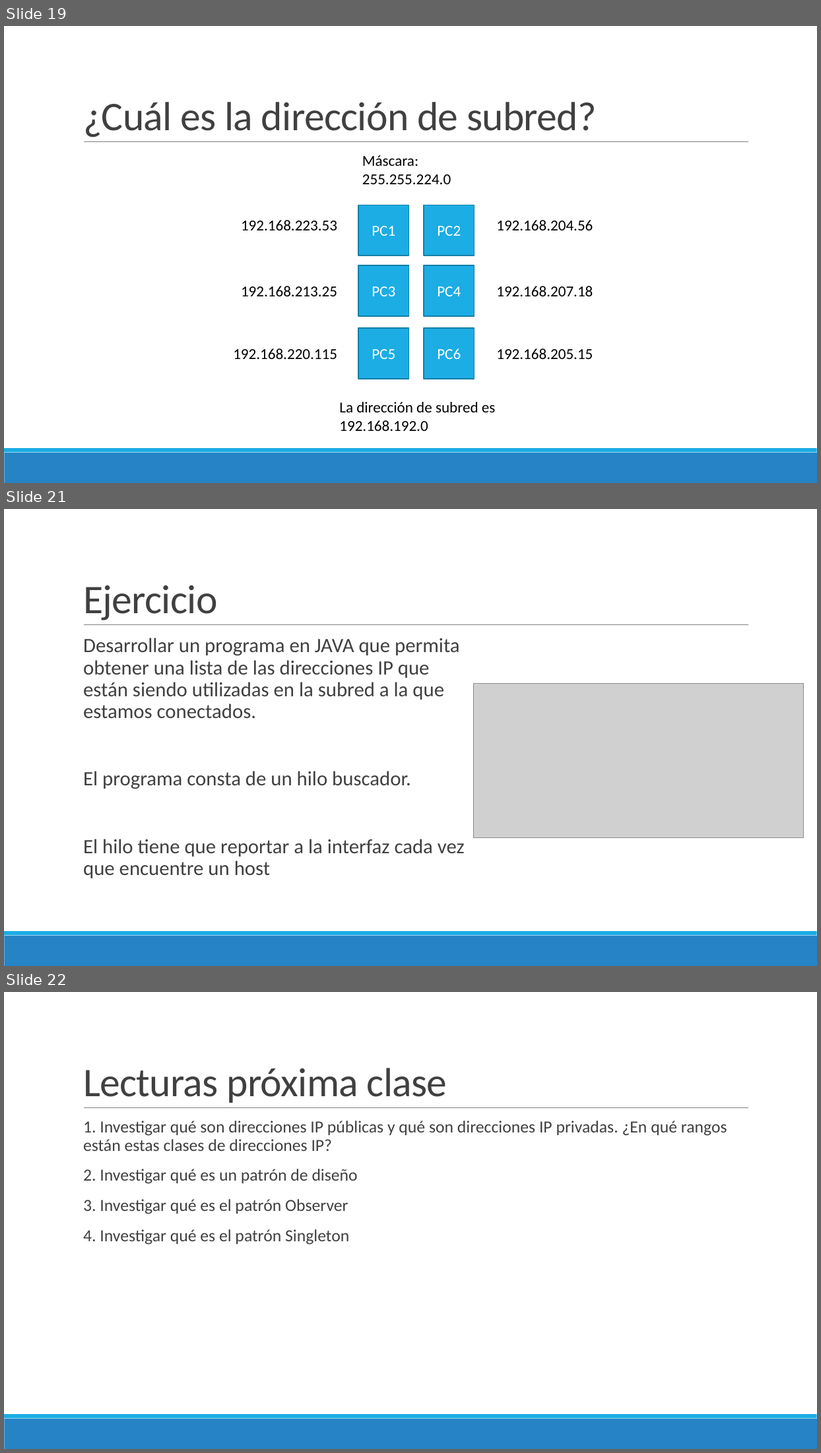
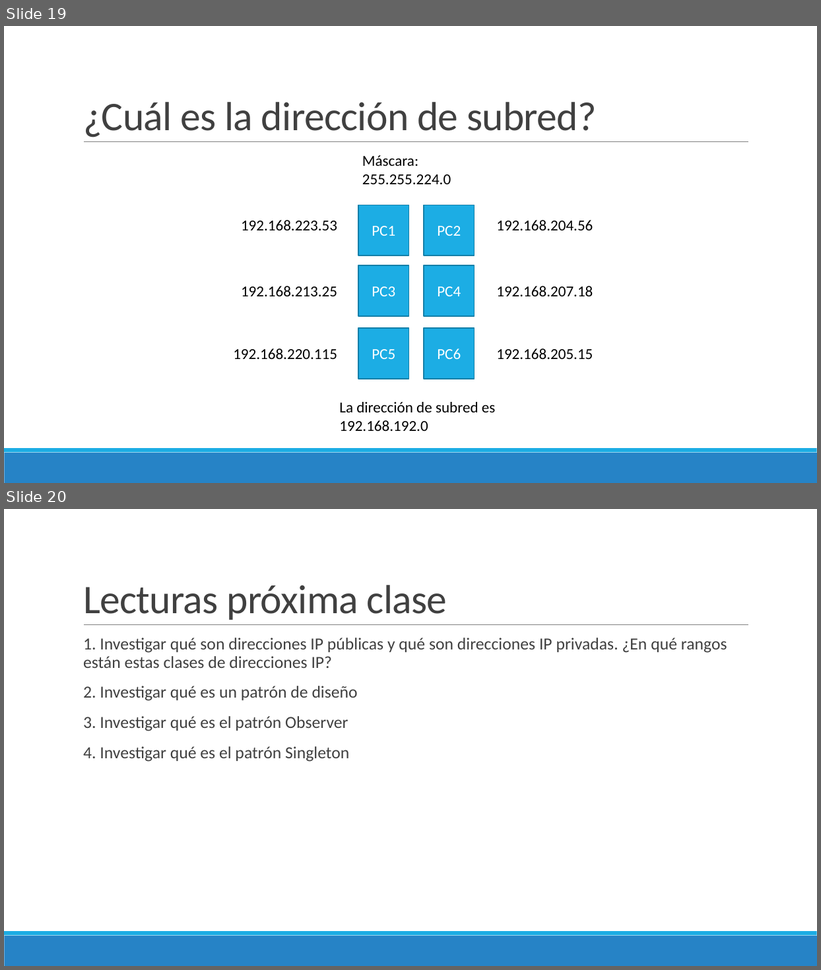
Before and after one commit to Domiciano/ProgramRed192, a slide deck: Clase1/Presentación.pptx. Shown one above the other, each under a label of ours: slides 19, 21 and 22 before the commit, slides 19 and 20 after it; the slides between them are not shown. The pictures are 821x1453 and 821x970 pixels, drawn with LibreOffice and Linux fonts; fonts in the diff are those of the drawing; grey boxes stand for pictures. Boxes give left, top, right and bottom in pixels: in the first picture for what was removed or moved away, otherwise in the second. Text is boxed around its words. In the diff, an @@ line names an element or a change of style, - is before the commit and + after.

```diff
--- a/Clase1/Presentación.pptx
+++ b/Clase1/Presentación.pptx
@@ slide 21 removed at [4, 509, 817, 966], background #FFFFFF; not listed: 3 template elements that a slide beside it also shows @@
@@ title removed at [83, 585, 218, 621] @@
-Ejercicio
@@ text removed at [83, 638, 465, 879] @@
-  Desarrollar un programa en JAVA que permita obtener una lista de las direcciones IP que están siendo utilizadas en la subred a la que estamos conectados.
-  El programa consta de un hilo buscador.
-  El hilo tiene que reportar a la interfaz cada vez que encuentre un host
@@ picture removed at [473, 683, 804, 838] @@
@@ what was slide 22 is now slide 20 @@
```
Also in this commit, not shown: 1 other slide removed, 1 other file.
